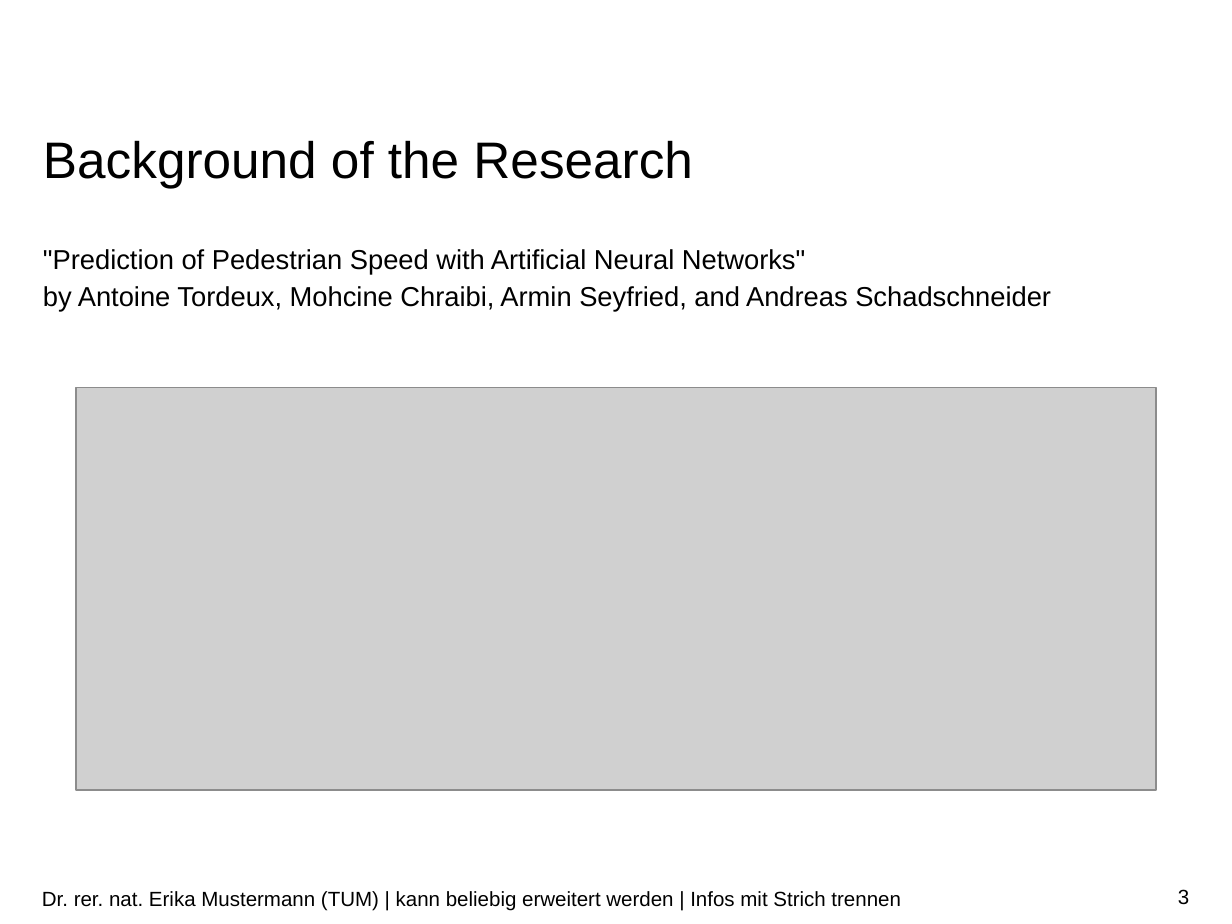
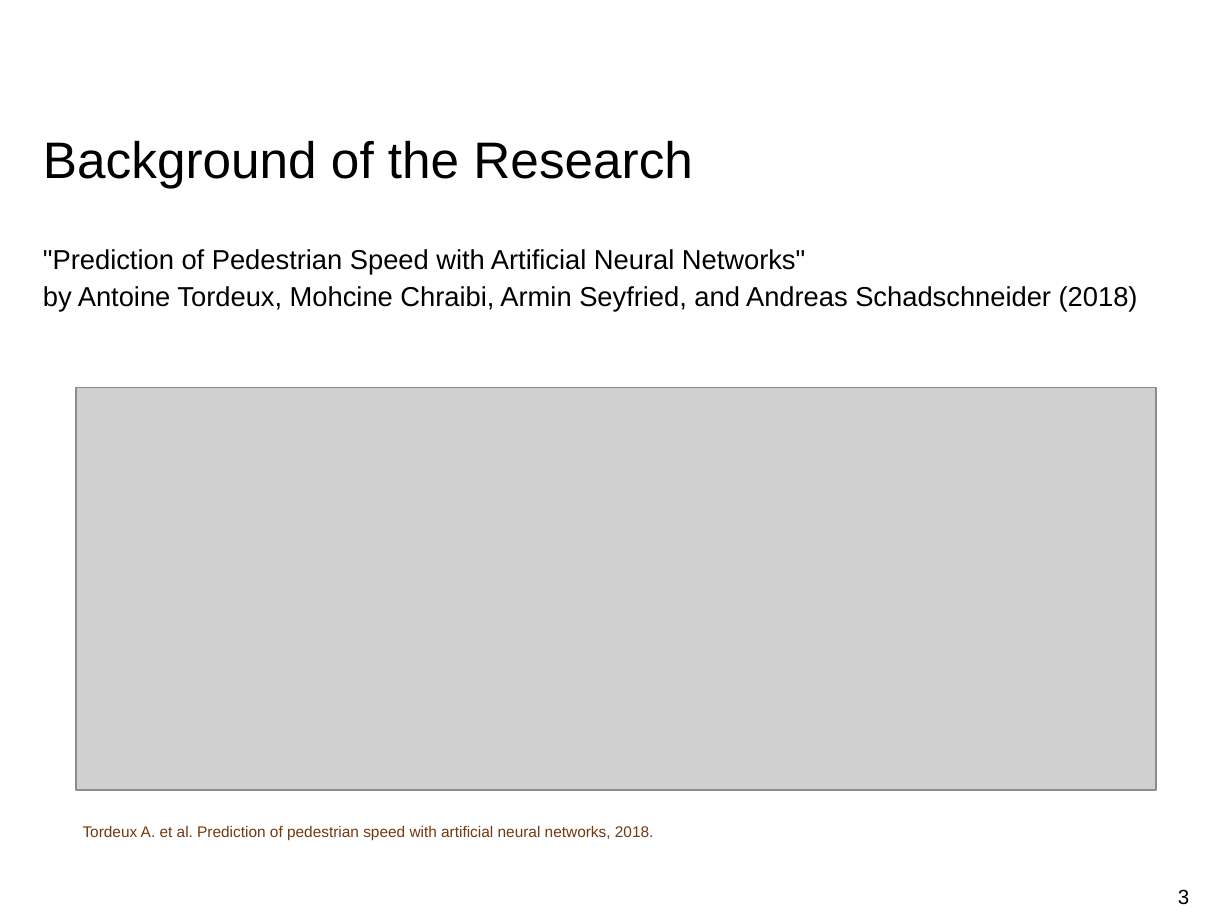
Before and after one commit to jingyi0126/Praktikum_Machine_Learning_in_Crowd_Modelling_and_Simulation, a slide deck: slide 3 of final project/Part_1-2-4.pptx. Drawn at 1232x924 pixels with LibreOffice and Linux fonts; fonts in the diff are those of the drawing; grey boxes stand for pictures; background and template pictures are left out. Boxes give left, top, right and bottom in pixels: in the first picture for what was removed or moved away, otherwise in the second. Text is boxed around its words. In the diff, an @@ line names an element or a change of style, - is before the commit and + after.

```diff
--- a/final project/Part_1-2-4.pptx
+++ b/final project/Part_1-2-4.pptx
@@ text at (x1=43, y1=286, x2=1138, y2=312): text changed @@
-by Antoine Tordeux, Mohcine Chraibi, Armin Seyfried, and Andreas Schadschneider
+by Antoine Tordeux, Mohcine Chraibi, Armin Seyfried, and Andreas Schadschneider (2018)
@@ text added at (x1=83, y1=825, x2=654, y2=841), 9 pt, text #74390F @@
+Tordeux A. et al. Prediction of pedestrian speed with artificial neural networks, 2018.
@@ text removed at (x1=42, y1=891, x2=900, y2=911) @@
-Dr. rer. nat. Erika Mustermann (TUM) | kann beliebig erweitert werden | Infos mit Strich trennen
```
Also in this commit, not shown: 3 other slides changed, 4 slides added, 4 slides removed.
